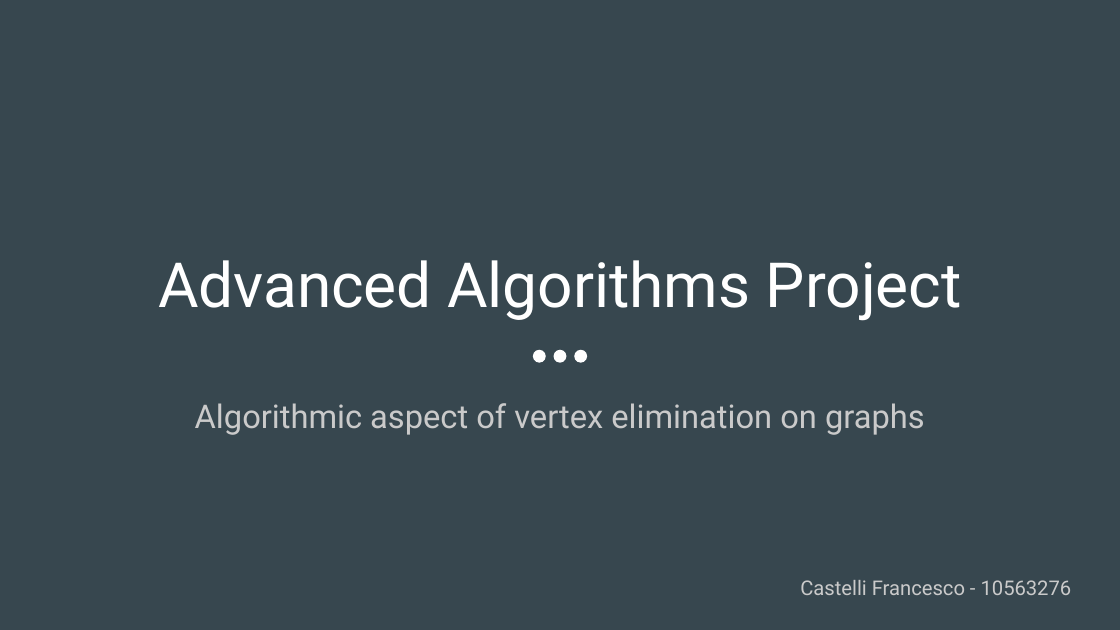
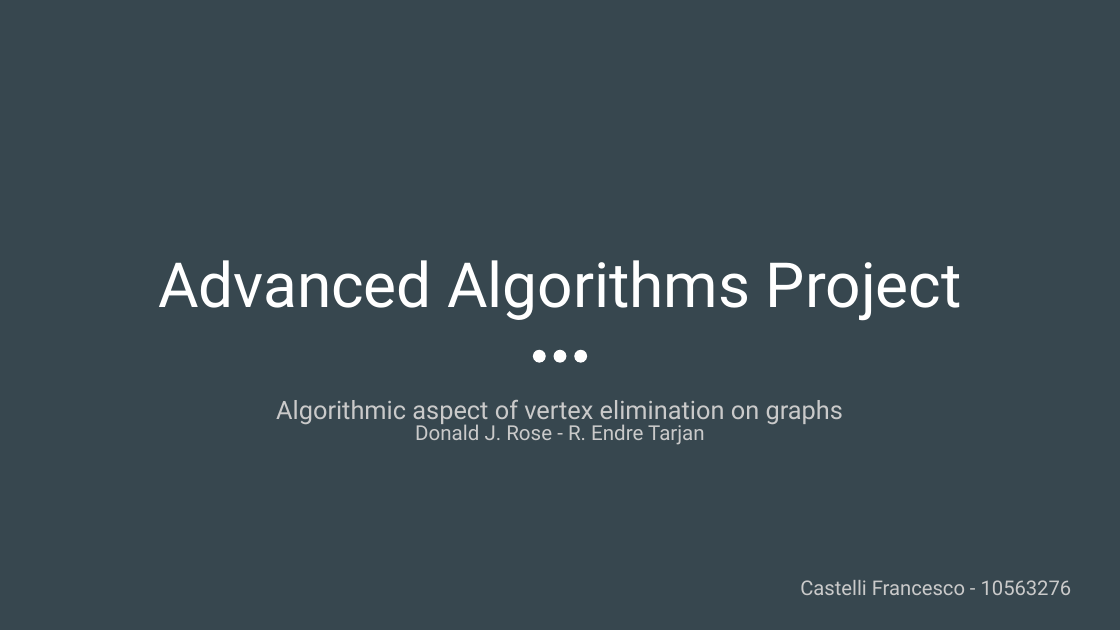
Before and after one commit to francescocastelli/aa-project, a slide deck: slide 1 of slide/Advance Algorithms Project.pptx. Drawn at 1120x630 pixels with LibreOffice and Linux fonts; fonts in the diff are those of the drawing. Boxes give left, top, right and bottom in pixels: in the first picture for what was removed or moved away, otherwise in the second. Text is boxed around its words. In the diff, an @@ line names an element or a change of style, - is before the commit and + after.

```diff
--- a/slide/Advance Algorithms Project.pptx
+++ b/slide/Advance Algorithms Project.pptx
@@ subtitle at (x1=276, y1=400, x2=843, y2=425): size 21 to 16.3 pt in "Algorithmic aspect of vertex elimination on graphs"; line spacing 0.9 to 0.8 @@
@@ subtitle at (x1=415, y1=421, x2=705, y2=445): paragraph added @@
+Donald J. Rose - R. Endre Tarjan
```
Also in this commit, not shown: 1 other slide changed, 1 other file.
